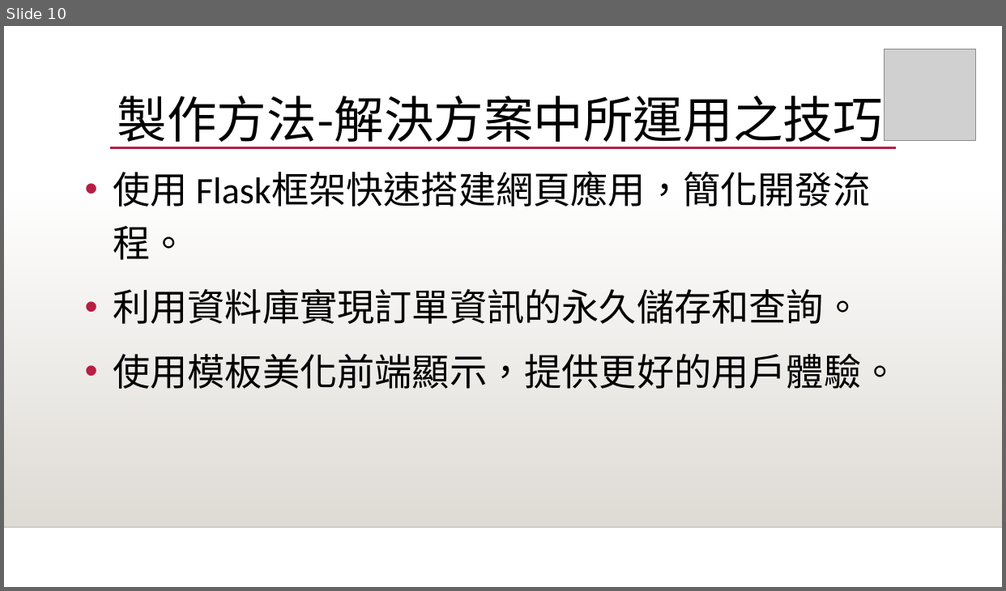
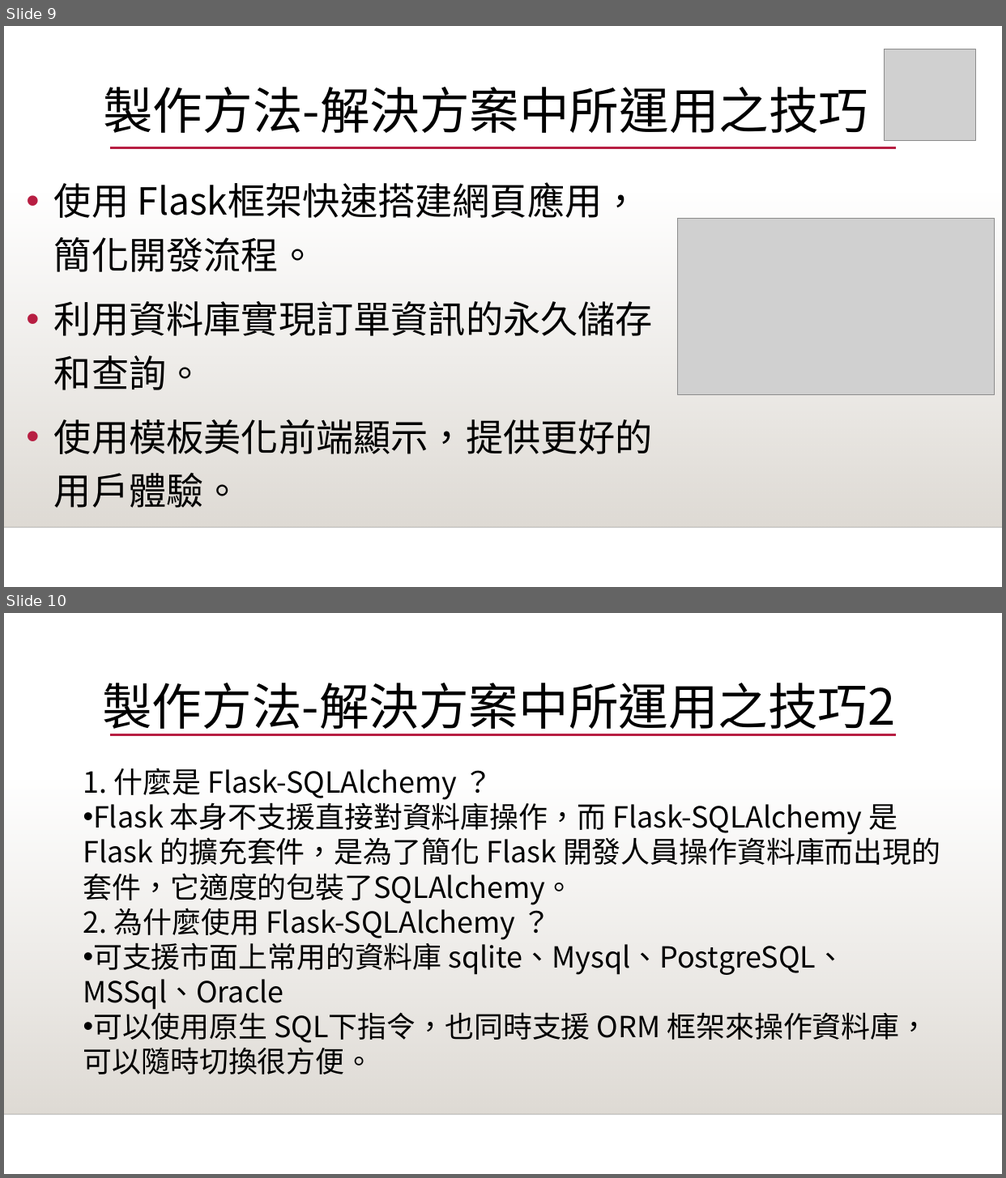
Before and after one commit to s8591120/ordersystem, a slide deck: 網頁點餐系統.pptx. Shown one above the other, each under a label of ours: slide 10 before the commit, slides 9 and 10 after it. The pictures are 1006x591 and 1006x1178 pixels, drawn with LibreOffice and Linux fonts; fonts in the diff are those of the drawing; grey boxes stand for pictures; background and template pictures are left out. Boxes give left, top, right and bottom in pixels: in the first picture for what was removed or moved away, otherwise in the second. Text is boxed around its words. In the diff, an @@ line names an element or a change of style, - is before the commit and + after.

```diff
--- a/網頁點餐系統.pptx
+++ b/網頁點餐系統.pptx
@@ slide 10 added at [4, 613, 1002, 1174], background picture (left out); not listed: 3 template elements that a slide beside it also shows @@
@@ title added at [102, 683, 896, 736], 48 pt, text #000000 @@
+製作方法-解決方案中所運用之技巧2
@@ text added at [83, 768, 941, 1075], 28 pt, text #000000 @@
+1. 什麼是 Flask-SQLAlchemy ？
+• Flask 本身不支援直接對資料庫操作，而 Flask-SQLAlchemy 是 Flask 的擴充套件，是為了簡化 Flask 開發人員操作資料庫而出現的套件，它適度的包裝了SQLAlchemy。
+2. 為什麼使用 Flask-SQLAlchemy ？
+• 可支援市面上常用的資料庫 sqlite、Mysql、PostgreSQL、MSSql、Oracle
+• 可以使用原生 SQL下指令，也同時支援 ORM 框架來操作資料庫，可以隨時切換很方便。
@@ what was slide 10 is now slide 9 @@
@@ slide 9 changed as well @@
@@ title "製作方法-解決方案中所運用之技巧": place and size @@
-title "製作方法-解決方案中所運用之技巧" at [117, 96, 883, 149]
+title "製作方法-解決方案中所運用之技巧" at [103, 87, 868, 133]
@@ title "製作方法-解決方案中所運用之技巧" at [103, 87, 868, 133]: font Noto Sans CJK TC to Noto Sans CJK SC in "製作方法-解決方案中所運用之技巧" @@
@@ text "使用 Flask框架快速搭建網頁應用，簡化開發流程。": place and size @@
-text "使用 Flask框架快速搭建網頁應用，簡化開發流程。" at [113, 172, 898, 389]
+text "使用 Flask框架快速搭建網頁應用，簡化開發流程。" at [54, 182, 653, 508]
@@ text "使用 Flask框架快速搭建網頁應用，簡化開發流程。" at [54, 182, 653, 508]: font Calibri to Noto Sans CJK SC @@
@@ picture added at [678, 219, 995, 396] @@
```
Also in this commit, not shown: 10 other slides changed, 1 other file.
